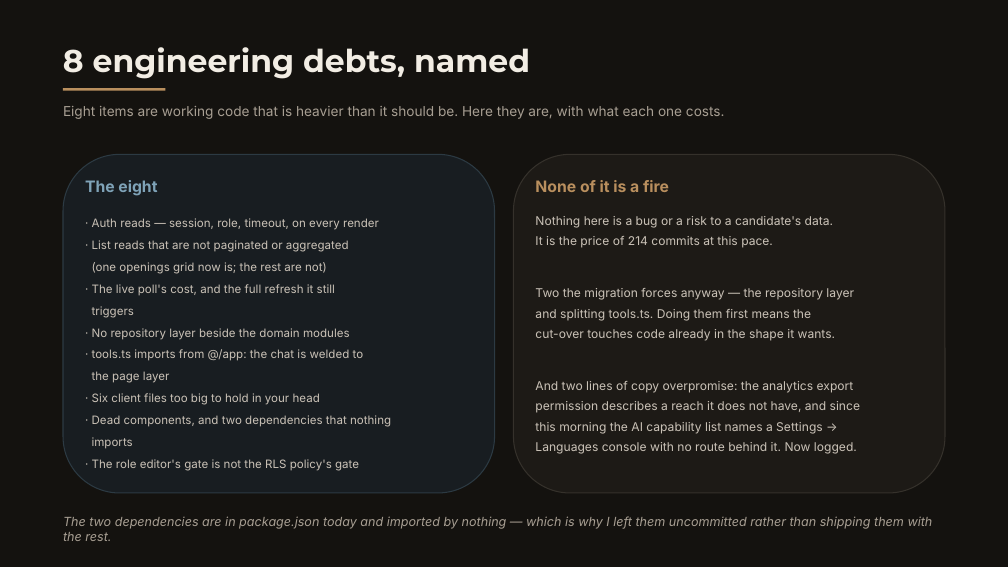
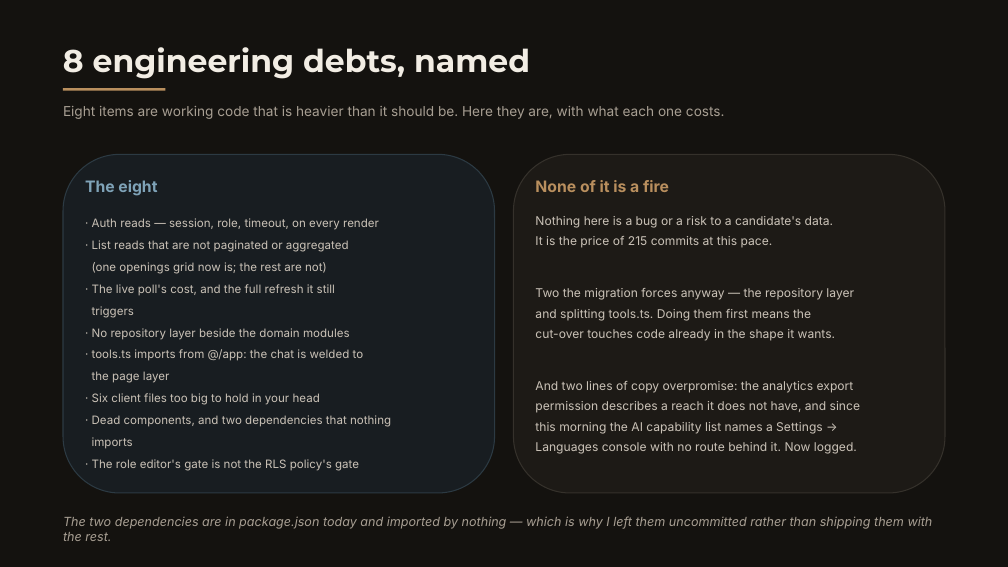
Before and after one commit to MahmoudMuslim/sharmdreamsgroup_recruitment, a slide deck: slide 14 of docs/Talent-Cloud-status-2026-10-20.pptx. Drawn at 1008x567 pixels with LibreOffice and Linux fonts; fonts in the diff are those of the drawing. Boxes give left, top, right and bottom in pixels: in the first picture for what was removed or moved away, otherwise in the second. Text is boxed around its words. In the diff, an @@ line names an element or a change of style, - is before the commit and + after.

```diff
--- a/docs/Talent-Cloud-status-2026-10-20.pptx
+++ b/docs/Talent-Cloud-status-2026-10-20.pptx
@@ text at [535, 236, 773, 248]: text changed @@
-It is the price of 214 commits at this pace.
+It is the price of 215 commits at this pace.
```
Also in this commit, not shown: 6 other slides changed, 1 other file.
